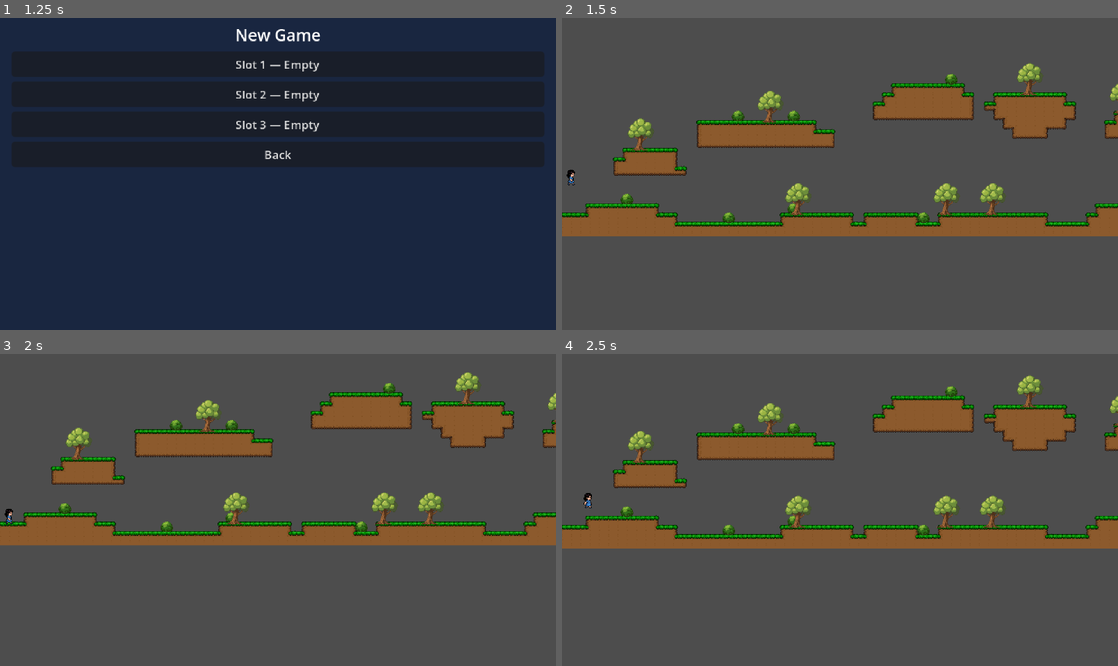
Above: before the commit, frames 1-4 (two rows, left to right).
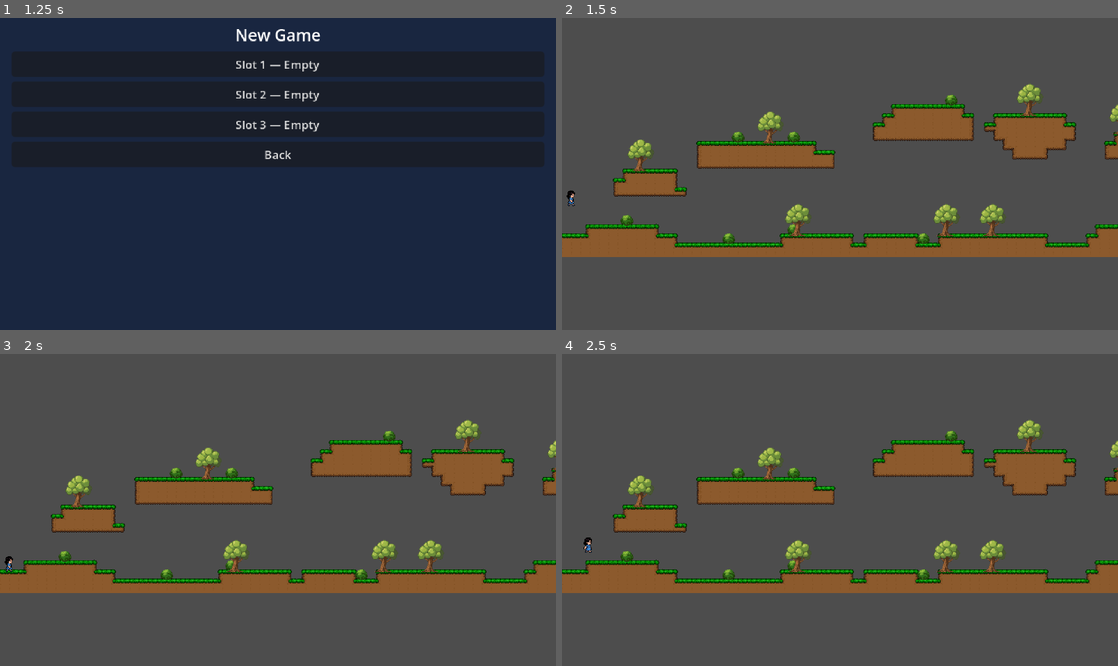
Above: after the commit, the same moments.

Repository: PsyburGai/ninis-adventure
Game: Godot game, scene res://source/scenes/levels/main_menu.tscn
Two runs of this game, one before a commit and one after it. Both use one fixed random seed, a clock stepped at 60 frames per second and the inputs below.
Inputs:
- Up to frame 1 (1.25 s): click "New Game" at 0.5 s
- Up to frame 2 (1.5 s): click "Slot 1 — Empty" at 1.25 s
- Up to frame 3 (2 s): no input
- Up to frame 4 (2.5 s): hold D (move_right) from 2.03 s (still down); tap Space (jump) at 2.27 s

Frame 1 is identical in both runs. In frame 2, 26% of the frame differs, in the area x 0-100%, y 14-77%; in frame 3, 31%; in frame 4, 31%, in the area x 0-100%, y 6-77%.

Commit message:
Fix camera limits - bottom=138 top=-246 to eliminate gray area below ground

Diff:
--- a/source/scenes/levels/level_1_1.tscn
+++ b/source/scenes/levels/level_1_1.tscn
@@ -8,5 +8,5 @@
 [node name="TiledMap" parent="." unique_id=367186168 instance=ExtResource("1_map")]
 position = Vector2(0, -246)
 
-[node name="Nini" parent="." instance=ExtResource("2_nini")]
+[node name="Nini" parent="." unique_id=522777548 instance=ExtResource("2_nini")]
 position = Vector2(240, -20)
--- a/source/scenes/player/nini.tscn
+++ b/source/scenes/player/nini.tscn
@@ -125,9 +125,9 @@
 [node name="Camera2D" type="Camera2D" parent="."]
 zoom = Vector2(0.5, 0.5)
 limit_left = 0
-limit_top = -9999
+limit_top = -246
 limit_right = 2560
-limit_bottom = 9999
+limit_bottom = 138
 position_smoothing_enabled = true
 position_smoothing_speed = 5.0
 drag_horizontal_enabled = true
